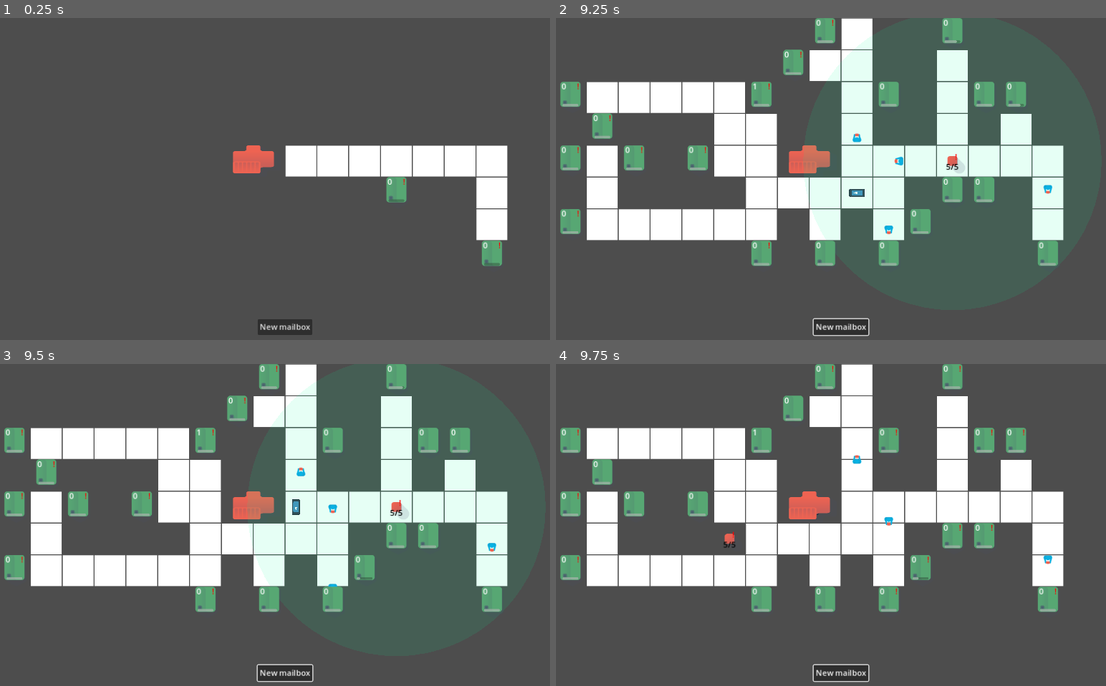
Above: before the commit, frames 1-4 (two rows, left to right).
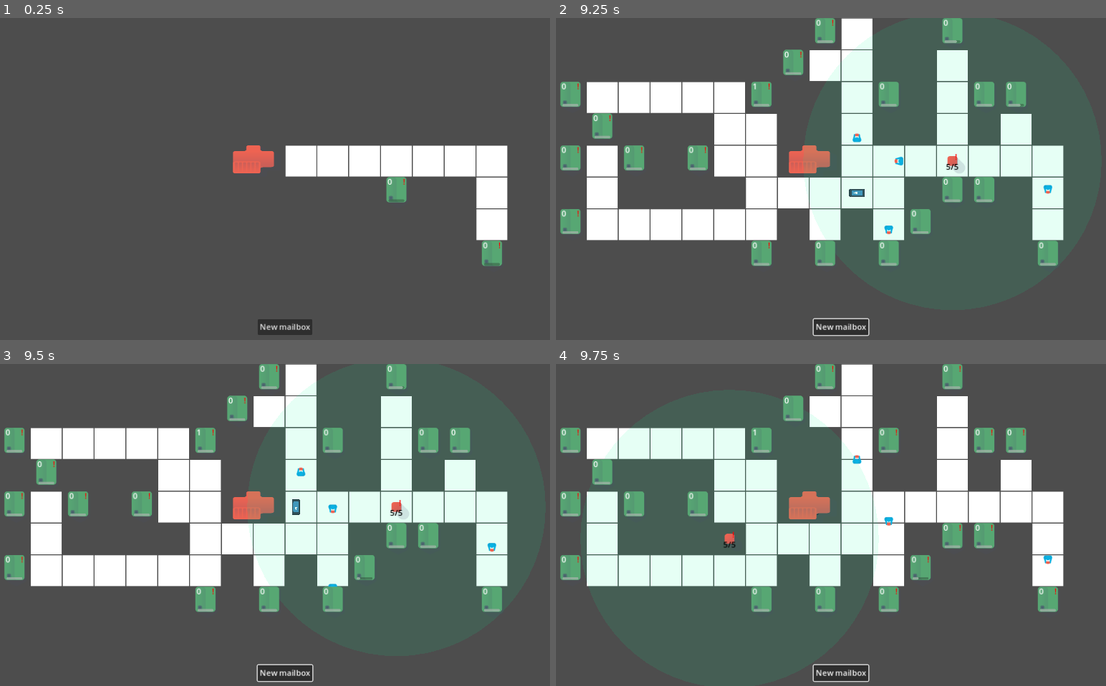
Above: after the commit, the same moments.

Repository: bakkelim/project-postal
Game: Godot game, scene res://scenes/main/main.tscn
Two runs of this game, one before a commit and one after it. Both use one fixed random seed, a clock stepped at 60 frames per second and the inputs below. The engine's default icon, where the game draws it, is replaced by a stand-in: a white triangle on a blue panel in a dark square.
Inputs (mouse positions are in pixels of both pictures, inside the frame that each line leads up to):
- Up to frame 1 (0.25 s): no input
- Up to frame 2 (9.25 s): click "New mailbox" at 0.5 s; click "New mailbox" at 1.25 s; click "New mailbox" at 2 s; move the mouse to (968, 162) at 2.77 s; press the mouse at (968, 162) at 2.78 s; move the mouse to (726, 195) at 3.52 s; release the mouse at (726, 195) at 3.53 s; click (726, 195) at 3.6 s; move the mouse to (897, 108) at 4.27 s; press the mouse at (897, 108) at 4.28 s; move the mouse to (814, 243) at 5.02 s; release the mouse at (814, 243) at 5.03 s; click (814, 243) at 5.1 s; move the mouse to (1012, 227) at 5.77 s; press the mouse at (1012, 227) at 5.78 s; move the mouse to (671, 130) at 6.52 s; release the mouse at (671, 130) at 6.53 s; click (671, 130) at 6.6 s; move the mouse to (869, 179) at 7.27 s; press the mouse at (869, 179) at 7.28 s; move the mouse to (754, 98) at 8.02 s; release the mouse at (754, 98) at 8.03 s; click (754, 98) at 8.1 s; move the mouse to (968, 162) at 8.77 s; press the mouse at (968, 162) at 8.78 s
- Up to frame 3 (9.5 s): no input
- Up to frame 4 (9.75 s): move the mouse to (726, 541) at 9.52 s; release the mouse at (726, 541) at 9.53 s; click (726, 541) at 9.6 s

Frames 1-3 are identical in both runs. In frame 4, 12% of the frame differs, in the area x 5-59%, y 15-69%.

Commit message:
fix: only place mailbox on road when moving

Diff:
--- a/project.godot
+++ b/project.godot
@@ -30,6 +30,7 @@
 
 houses=""
 road_path_manager=""
+grid_manager=""
 
 [input]
 
--- a/scenes/components/pick_up-component/pick_up_component.gd
+++ b/scenes/components/pick_up-component/pick_up_component.gd
@@ -12,8 +12,8 @@
 func _physics_process(_delta: float) -> void:
 	if not is_grabbed:
 		return
-	var grid_position := _position_to_grid(sprite.get_global_mouse_position())
-	sprite.owner.global_position = grid_position * GameState.tile_size
+	var cell := GridManager.position_to_cell(owner.get_global_mouse_position())
+	owner.global_position = cell * GameState.tile_size
 
 
 func _unhandled_input(event: InputEvent) -> void:
@@ -21,6 +21,10 @@
 		return
 
 	if is_grabbed:
+		var grid_manager: GridManager = get_tree().get_first_node_in_group("grid_manager")
+		var cell := GridManager.position_to_cell(owner.get_global_mouse_position())
+		if not grid_manager.is_road_cell(cell):
+			return
 		is_grabbed = false
 		placed.emit()
 		GameState.state = GameState.States.SELECTING
@@ -32,9 +36,3 @@
 		grabbed.emit()
 		GameState.state = GameState.States.PLACING
 		get_viewport().set_input_as_handled()
-
-
-func _position_to_grid(position: Vector2) -> Vector2i:
-	var grid_position := position / GameState.tile_size
-	grid_position = grid_position.floor()
-	return grid_position
--- a/scenes/main/main.tscn
+++ b/scenes/main/main.tscn
@@ -13,7 +13,7 @@
 [node name="Main" type="Node"]
 script = ExtResource("1_kf64e")
 
-[node name="GridManager" parent="." node_paths=PackedStringArray("highlight_tile_map_layer", "road_manager") instance=ExtResource("2_n2yw8")]
+[node name="GridManager" parent="." node_paths=PackedStringArray("highlight_tile_map_layer", "road_manager") groups=["grid_manager"] instance=ExtResource("2_n2yw8")]
 highlight_tile_map_layer = NodePath("../RoadTileMapLayer")
 road_manager = NodePath("../RoadManager")
 
